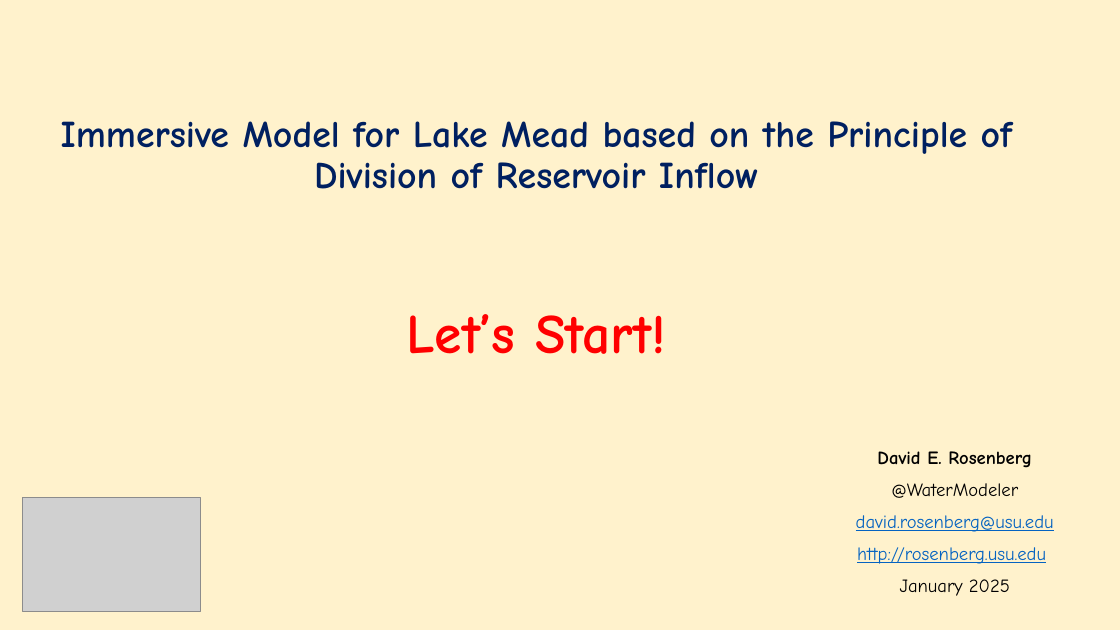
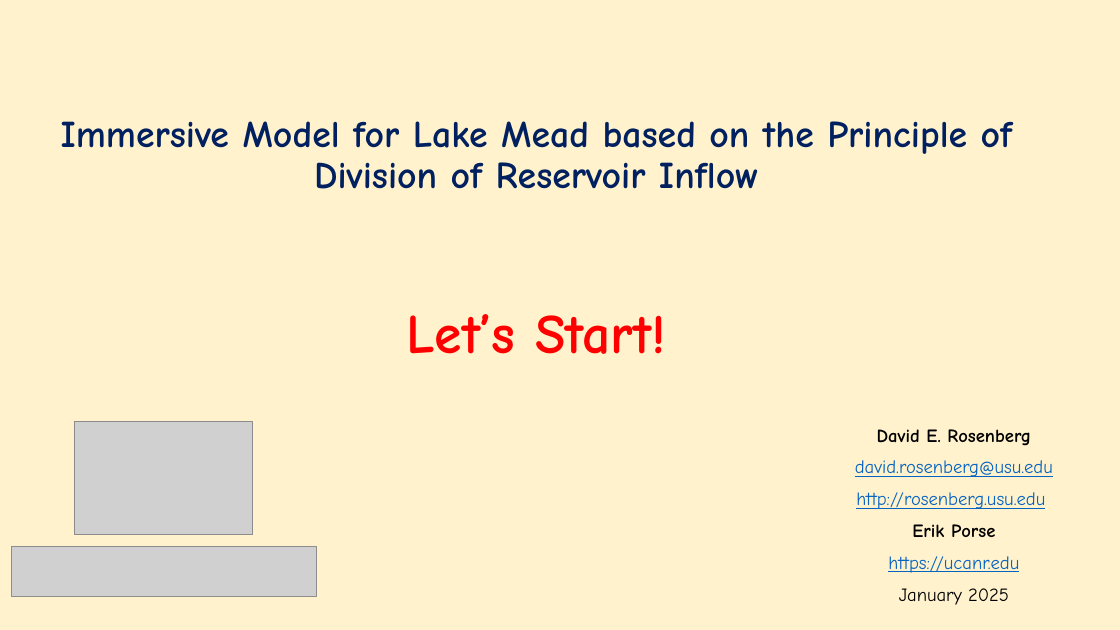
Before and after one commit to dzeke/ColoradoRiverCollaborate, a slide deck: slide 1 of LakeMeadWaterBankDivideInflow/ImmersiveModelLakeMeadDivideInflow-LetsStart.pptx. Drawn at 1120x630 pixels with LibreOffice and Linux fonts; fonts in the diff are those of the drawing; grey boxes stand for pictures. Boxes give left, top, right and bottom in pixels: in the first picture for what was removed or moved away, otherwise in the second. Text is boxed around its words. In the diff, an @@ line names an element or a change of style, - is before the commit and + after.

Commit message:
Update Lets Start with Tribal Nations Split.
Also add Erik Porse / UCANR; Add key ideas to ReadMe-Directions worksheet in Excel File

```diff
--- a/LakeMeadWaterBankDivideInflow/ImmersiveModelLakeMeadDivideInflow-LetsStart.pptx
+++ b/LakeMeadWaterBankDivideInflow/ImmersiveModelLakeMeadDivideInflow-LetsStart.pptx
@@ picture: place and size @@
-picture at [22, 498, 200, 612]
+picture at [75, 422, 253, 535]
@@ subtitle "David E. Rosenberg": place and size @@
-subtitle "David E. Rosenberg" at [856, 451, 1054, 596]
+subtitle "David E. Rosenberg" at [855, 429, 1053, 605]
@@ subtitle at [891, 483, 1018, 498]: paragraph removed @@
-@WaterModeler
@@ subtitle at [888, 524, 1019, 573]: paragraphs added @@
+Erik Porse
+https://ucanr.edu
@@ picture added at [11, 546, 316, 597] @@
```
Also in this commit, not shown: 3 other slides changed, 1 slide added, 2 other files.
